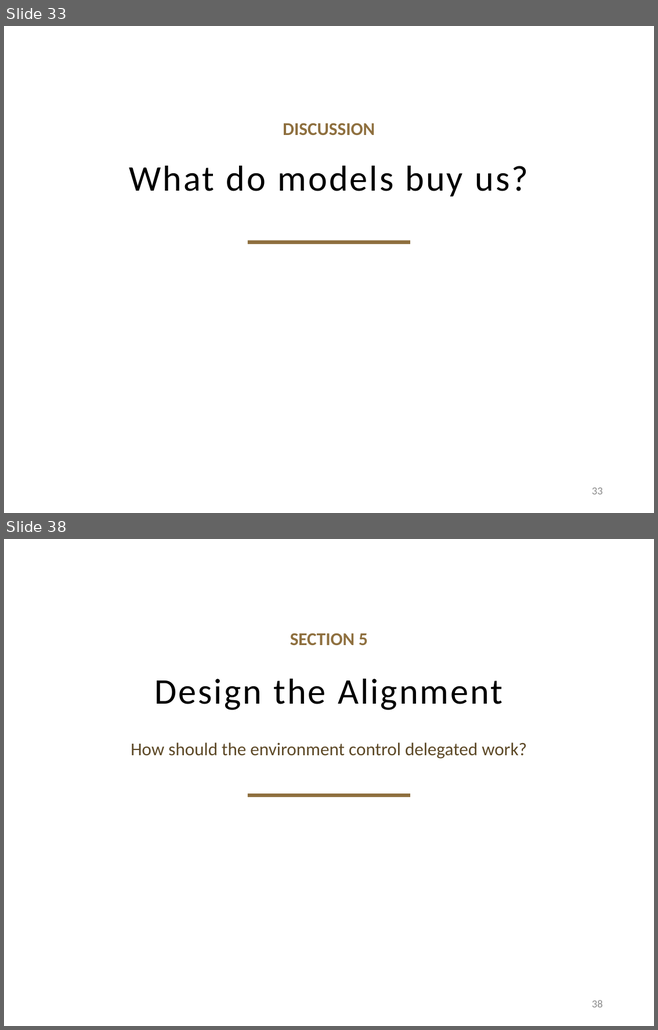
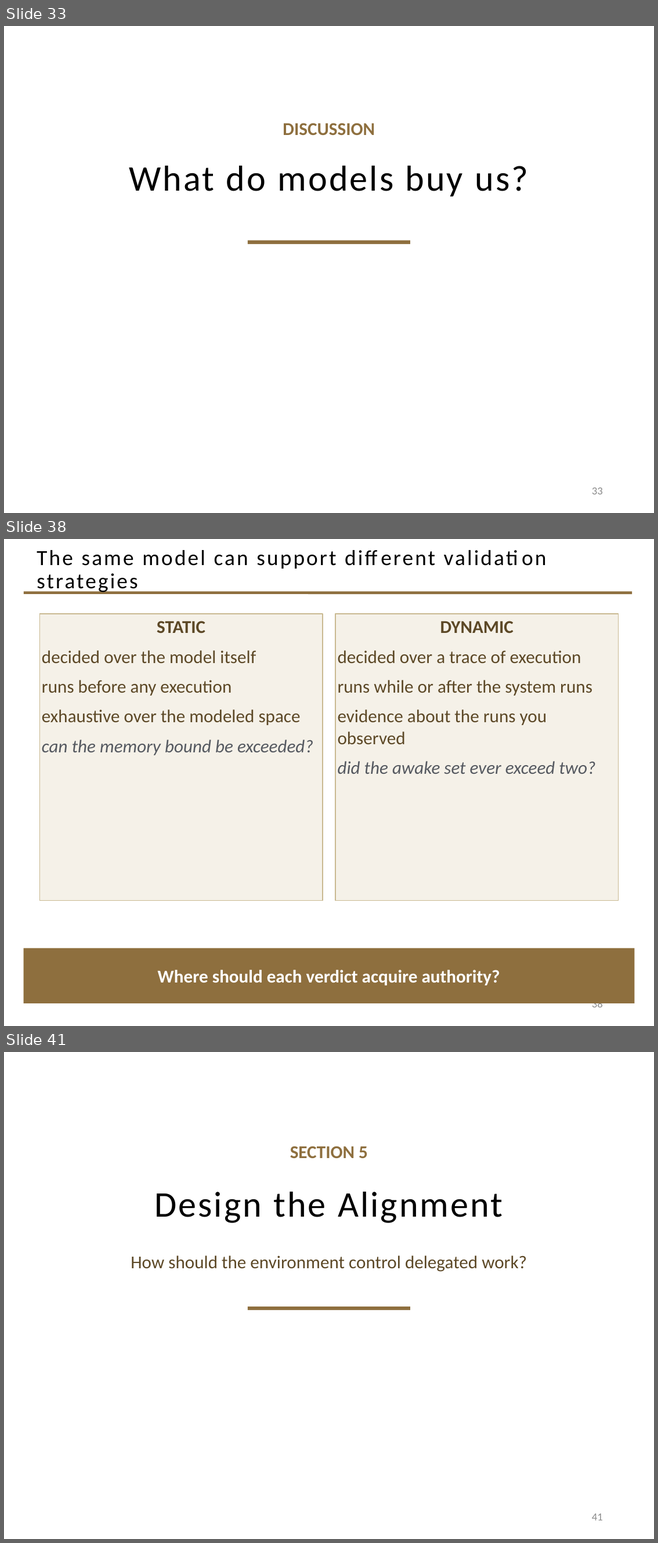
Before and after one commit to davisjam/model-based-agentic-software-engineering, a slide deck: course/lectures/act-2-delegation-and-control/03-alignment/2-3-Alignment.pptx. Shown one above the other, each under a label of ours: slides 33 and 38 before the commit, slides 33, 38 and 41 after it; the slides between them are not shown. The pictures are 658x1030 and 658x1543 pixels, drawn with LibreOffice and Linux fonts; fonts in the diff are those of the drawing; background and template pictures are left out. Boxes give left, top, right and bottom in pixels: in the first picture for what was removed or moved away, otherwise in the second. Text is boxed around its words. In the diff, an @@ line names an element or a change of style, - is before the commit and + after.

```diff
--- a/course/lectures/act-2-delegation-and-control/03-alignment/2-3-Alignment.pptx
+++ b/course/lectures/act-2-delegation-and-control/03-alignment/2-3-Alignment.pptx
@@ slide 38 added at [4,539,654,1026], background #FFFFFF @@
@@ title added at [36,550,336,594], 24 pt, text #000000 @@
+The same model can support different validation strategies
@@ line added from (24, 593) to (632, 593), #8E6F3E 3 pt @@
@@ rectangle added at [40,614,322,901], fill #F5F1E8, outline #C9B991 1 pt, 20 pt, text #5C4826 @@
+STATIC
+decided over the model itself
+runs before any execution
+exhaustive over the modeled space
+can the memory bound be exceeded?
@@ rectangle added at [335,614,618,901], fill #F5F1E8, outline #C9B991 1 pt, 20 pt, text #5C4826 @@
+DYNAMIC
+decided over a trace of execution
+runs while or after the system runs
+evidence about the runs you observed
+did the awake set ever exceed two?
@@ rectangle added at [24,948,634,1004], fill #8E6F3E, 20 pt, text #FFFFFF, bold @@
+Where should each verdict acquire authority?
@@ page number added at [592,999,603,1011], 12 pt, text #8C8C8C @@
+38
@@ what was slide 38 is now slide 41 @@
@@ page number at [592,1514,603,1521]: text changed @@
-38
+41
```
Also in this commit, not shown: 4 slides changed, 3 other slides added, 1 slide removed.
